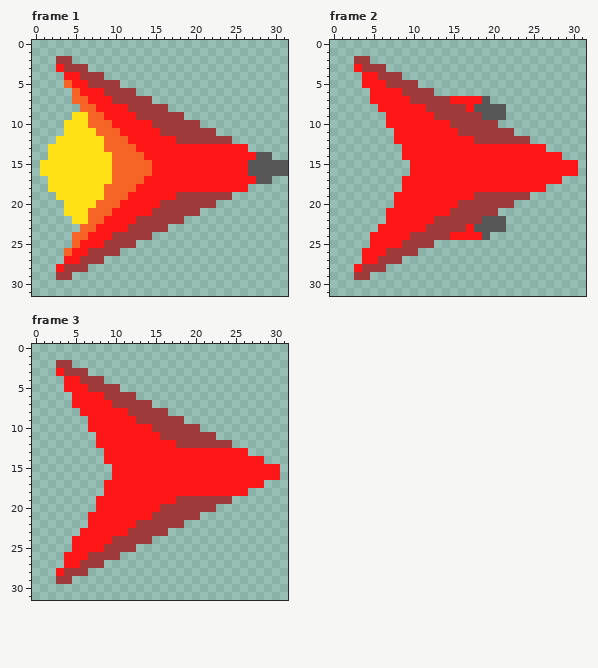
One commit to this pixel-art file: raw/ship.aseprite. The picture above was drawn from the file before the commit.
32x32 pixels, 3 frames. Shown: frame 1, frame 2, frame 3.
After the commit:
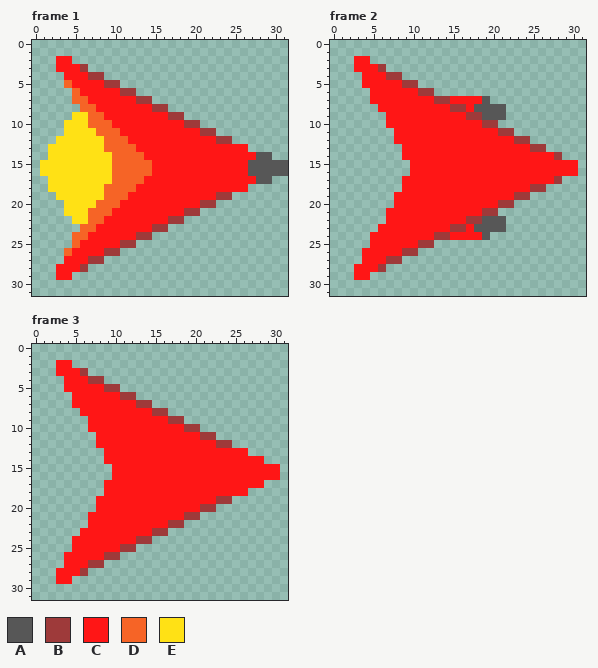
Palette (. is transparent): A #575757  B #9e3a3a  C #ff1616  D #f66426  E #ffe115
What changed:
Changed rows in their new state; - is an unchanged pixel.
Frame 1, layer "Flattened":
first column x 3:
 2 CC------------------
 3 -CC-----------------
 4 ---C----------------
 5 ----CC--------------
 6 ------CC------------
 7 -------CCC----------
 8 ---------CCC--------
 9 ----------CCCC------
10 ------------CCCC----
11 -------------CCCCC--
12 ---------------CCCCC
first column x 3:
19 ---------------CCCCC
20 -------------CCCCC--
21 ------------CCCC----
22 ----------CCCC------
23 ---------CCC--------
24 -------CCC----------
25 ------CC------------
26 ----CC--------------
27 ---C----------------
28 -CC-----------------
29 CC------------------
Frame 2, layers "cannons", "Flattened":
first column x 3:
 2 CC------------------------
 3 -CC-----------------------
 4 ---C----------------------
 5 ----CC--------------------
 6 ------CC------------------
 7 -------CCC----------------
 8 ---------CCC--------------
 9 ----------CCCC------------
10 ------------CCCC----------
11 -------------CCCCC--------
12 ---------------CCCCC------
13 ----------------------BB--
14 -------------------------B
17 -------------------------B
18 ----------------------BB--
19 ---------------CCCCC------
20 -------------CCCCC--------
21 ------------CCCC----------
22 ----------CCCC------------
23 ---------CCC--------------
24 -------CCC----------------
25 ------CC------------------
26 ----CC--------------------
27 ---C----------------------
28 -CC-----------------------
29 CC------------------------
Frame 3, layer "Flattened": the same change as frame 1
Boxes around the changes in both pictures, in picture pixels (x1, y1, x2, y2):
changed: (56, 56, 216, 144)
changed: (56, 192, 216, 280)
changed: (354, 56, 562, 280)
changed: (56, 360, 216, 448)
changed: (56, 496, 216, 584)
